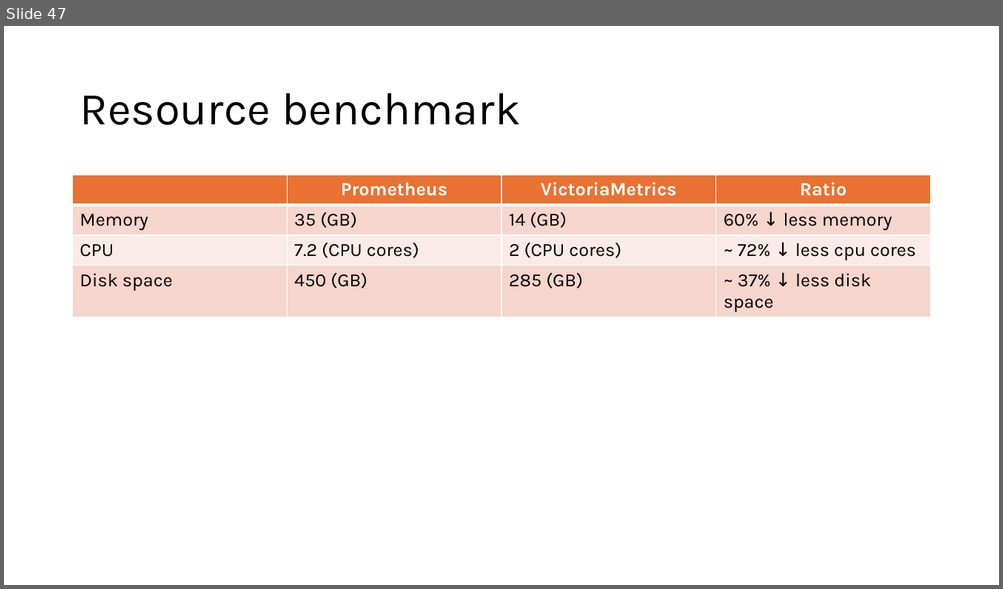
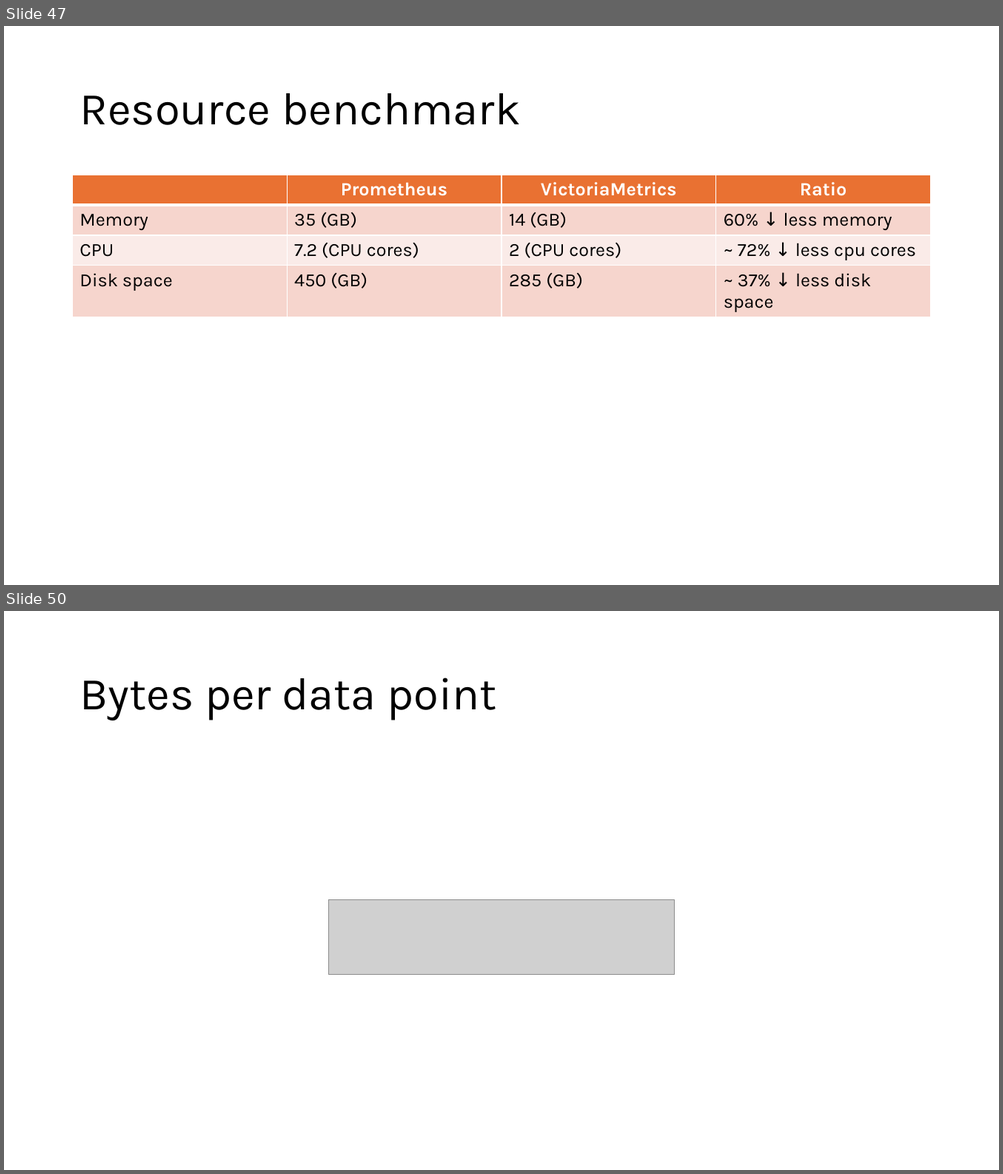
Before and after one commit to DStefanow/victoriametrics-poc, a slide deck: presentation-content/migrating-from-prometheus-to-vm.pptx. Shown one above the other, each under a label of ours: slide 47 before the commit, slides 47 and 50 after it; the slides between them are not shown. The pictures are 1003x589 and 1003x1174 pixels, drawn with LibreOffice and Linux fonts; fonts in the diff are those of the drawing; grey boxes stand for pictures. Boxes give left, top, right and bottom in pixels: in the first picture for what was removed or moved away, otherwise in the second. Text is boxed around its words. In the diff, an @@ line names an element or a change of style, - is before the commit and + after.

```diff
--- a/presentation-content/migrating-from-prometheus-to-vm.pptx
+++ b/presentation-content/migrating-from-prometheus-to-vm.pptx
@@ slide 50 added at [4, 611, 999, 1170], background #FFFFFF @@
@@ title added at [79, 678, 496, 721], 44 pt, text #000000 @@
+Bytes per data point
@@ picture added at [329, 900, 673, 975] @@
```
Also in this commit, not shown: 4 other slides added.
